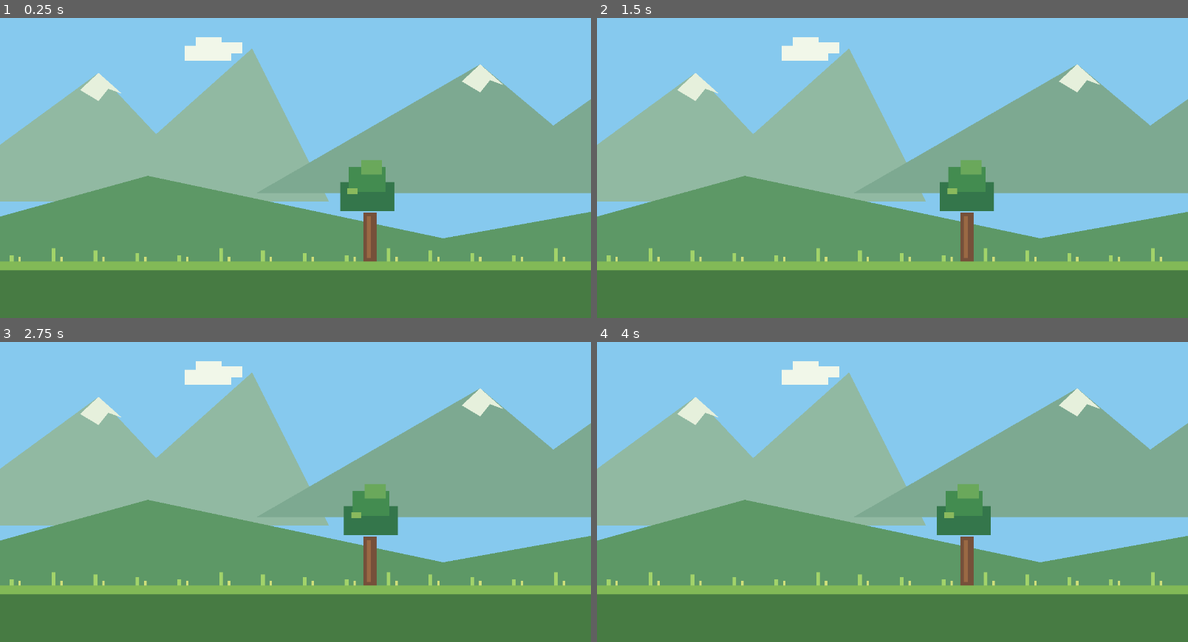
Above: before the commit, frames 1-4 (two rows, left to right).
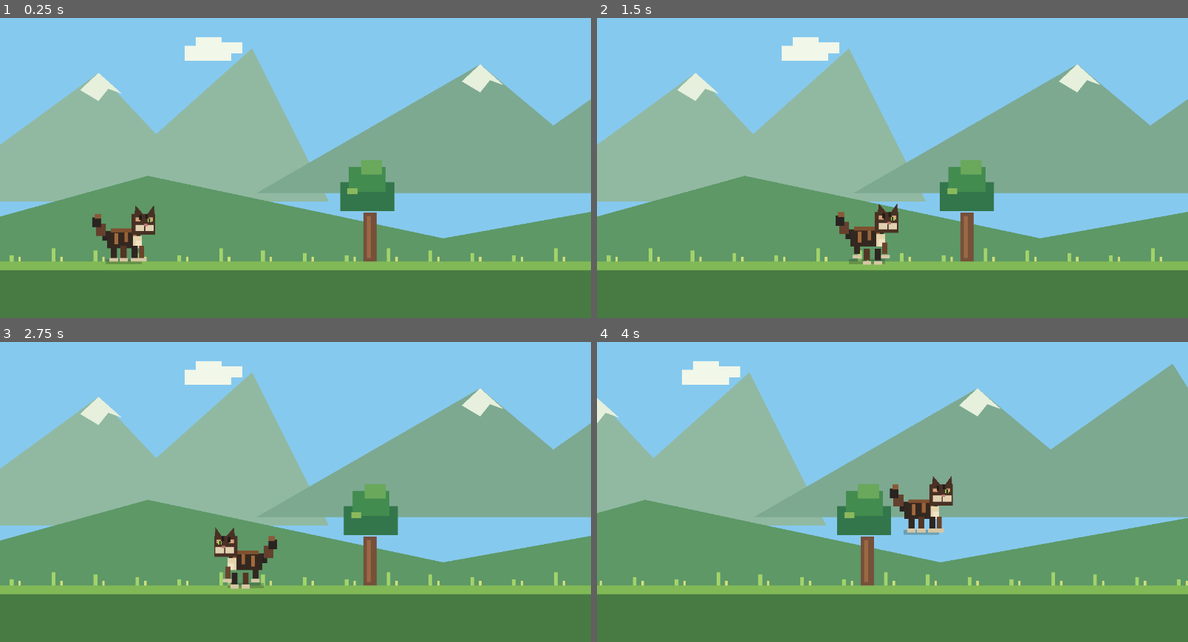
Above: after the commit, the same moments.

Repository: ziranounoute-ops/alvinelechat
Game: Godot game, scene res://scenes/main.tscn
Two runs of this game, one before a commit and one after it. Both use one fixed random seed, a clock stepped at 60 frames per second and the inputs below.
Inputs:
- Up to frame 1 (0.25 s): no input
- Up to frame 2 (1.5 s): tap Enter at 0.5 s; hold Right (ui_right) from 0.53 s (still down); tap Space at 0.77 s
- Up to frame 3 (2.75 s): tap Space at 1.52 s; release Right (ui_right) at 2.03 s; hold Left (ui_left) from 2.03 s (still down)
- Up to frame 4 (4 s): release Left (ui_left) at 2.78 s; hold Right (ui_right) from 2.78 s (still down); tap Space at 3.02, 3.77 s

The runs differ from the first frame. In frame 1, 1.1% of the frame differs, in the area x 15-27%, y 62-83%; in frame 2, 1.1%; in frame 3, 1.1%; in frame 4, 26%, in the area x 0-100%, y 6-82%.
Error before the commit: Parse Error: Invalid argument for "draw_rect()" function: argument 1 should be "Rect2" but is "PackedVector2Array". (res://scripts/alvine.gd:74)

Commit message:
Fix pixel-art cat ear drawing

Diff:
--- a/godot/scripts/alvine.gd
+++ b/godot/scripts/alvine.gd
@@ -71,10 +71,10 @@
 
 	# Tête, oreilles et masque tigré
 	draw_rect(Rect2(7, -39 - bob, 19, 17), Color("#493124"))
-	draw_rect(PackedVector2Array([
+	draw_colored_polygon(PackedVector2Array([
 		Vector2(9, -36 - bob), Vector2(10, -46 - bob), Vector2(16, -39 - bob)
 	]), Color("#493124"))
-	draw_rect(PackedVector2Array([
+	draw_colored_polygon(PackedVector2Array([
 		Vector2(20, -39 - bob), Vector2(25, -46 - bob), Vector2(26, -35 - bob)
 	]), Color("#493124"))
 	draw_rect(Rect2(10, -36 - bob, 4, 3), Color("#d5a17b"))
